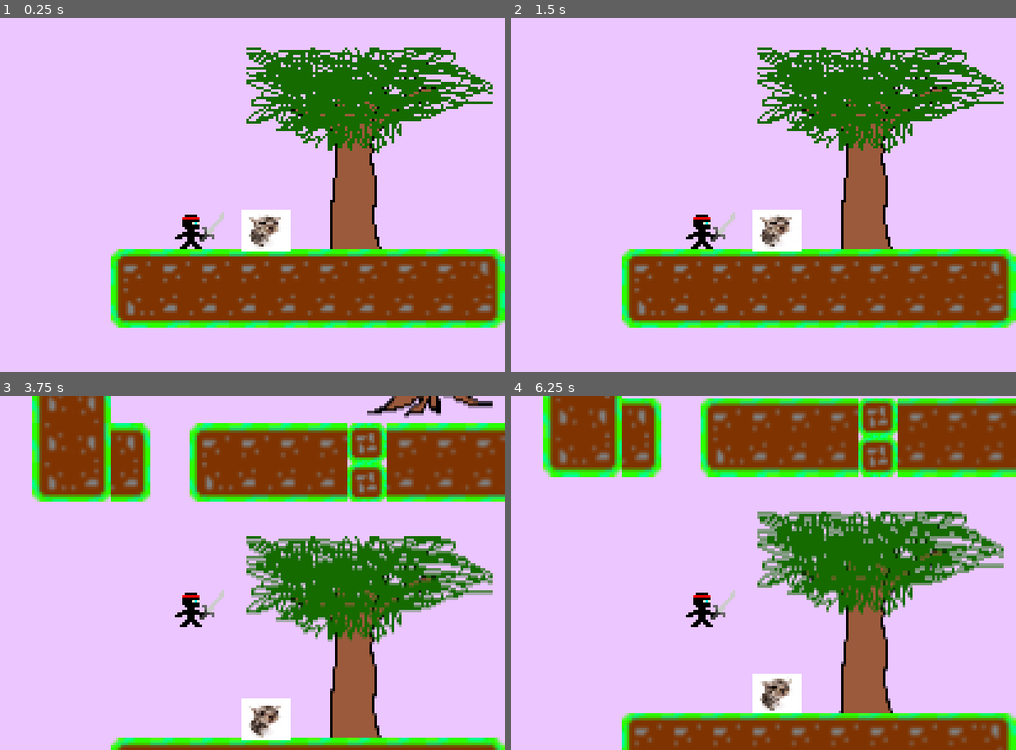
Above: before the commit, frames 1-4 (two rows, left to right).
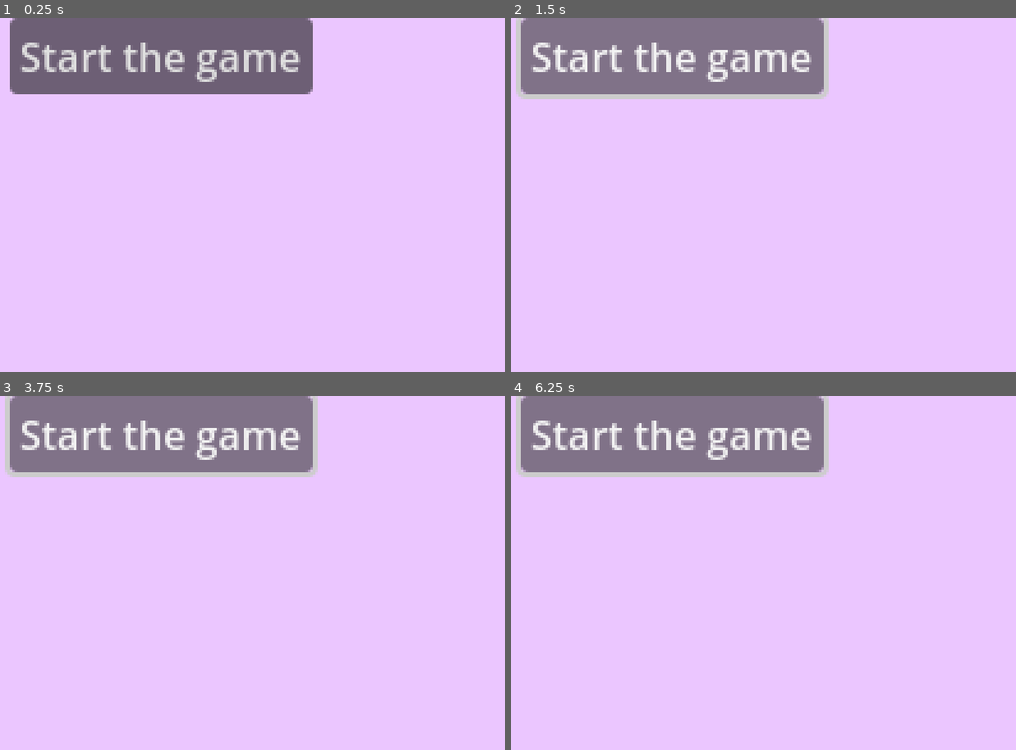
Above: after the commit, the same moments.

Repository: Compsand/celesteMATEMATIIKKA
Game: Godot game, scene res://scenes/Menu.tscn
The game is run twice, just before and just after one commit, with the same random seed, the same clock (stepped at 60 frames per second) and the same inputs. Before the commit the project starts from res://scenes/tile_level.tscn.
Inputs (mouse positions are in pixels of both pictures, inside the frame that each line leads up to):
- Up to frame 1 (0.25 s): no input
- Up to frame 2 (1.5 s): click (672, 56) at 0.5 s, where only the run after the commit has a clickable "Start the game"; click (672, 56) at 1.25 s, where only the run after the commit has a clickable "Start the game"
- Up to frame 3 (3.75 s): click (161, 434) at 2 s, where only the run after the commit has a clickable "Start the game"; tap Enter at 2.75 s; tap Space at 3.5 s
- Up to frame 4 (6.25 s): tap Enter at 5 s; tap Space at 5.75 s

The runs differ from the first frame. In frame 1, 41% of the frame differs, in the area x 1-100%, y 0-88%; in frame 2, 42%; in frame 3, 43%; in frame 4, 44%, in the area x 0-100%, y 0-100%.

Commit message:
menu button added

Diff:
--- a/project.godot
+++ b/project.godot
@@ -12,7 +12,7 @@
 
 config/name="celesteMATEMATIIKKA"
 config/version="Build_1"
-run/main_scene="uid://huf13jgjrx20"
+run/main_scene="uid://cyilerake8w6f"
 config/features=PackedStringArray("4.4", "GL Compatibility")
 boot_splash/bg_color=Color(0.921569, 0.776471, 1, 1)
 boot_splash/image="uid://be70bspr3vfme"
--- a/scenes/China.tscn
+++ b/scenes/China.tscn
@@ -1,3 +1,7 @@
-[gd_scene format=3 uid="uid://b8teihu64ea7m"]
+[gd_scene load_steps=2 format=3 uid="uid://b8teihu64ea7m"]
+
+[ext_resource type="PackedScene" uid="uid://huf13jgjrx20" path="res://scenes/tile_level.tscn" id="1_dxiw0"]
 
 [node name="China" type="Node2D"]
+
+[node name="testLevel" parent="." instance=ExtResource("1_dxiw0")]
--- a/scenes/Menu.tscn
+++ b/scenes/Menu.tscn
@@ -1,3 +1,9 @@
 [gd_scene format=3 uid="uid://cyilerake8w6f"]
 
 [node name="Menu" type="Node2D"]
+
+[node name="Button" type="Button" parent="."]
+offset_left = 55.0
+offset_right = 178.0
+offset_bottom = 31.0
+text = "Start the game"
